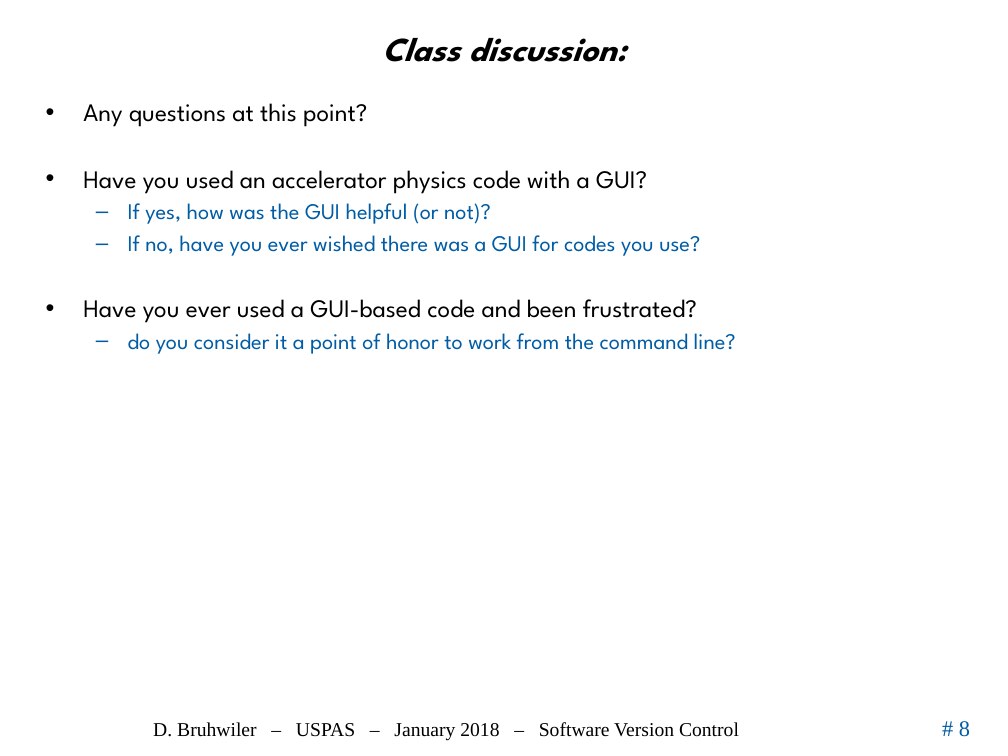
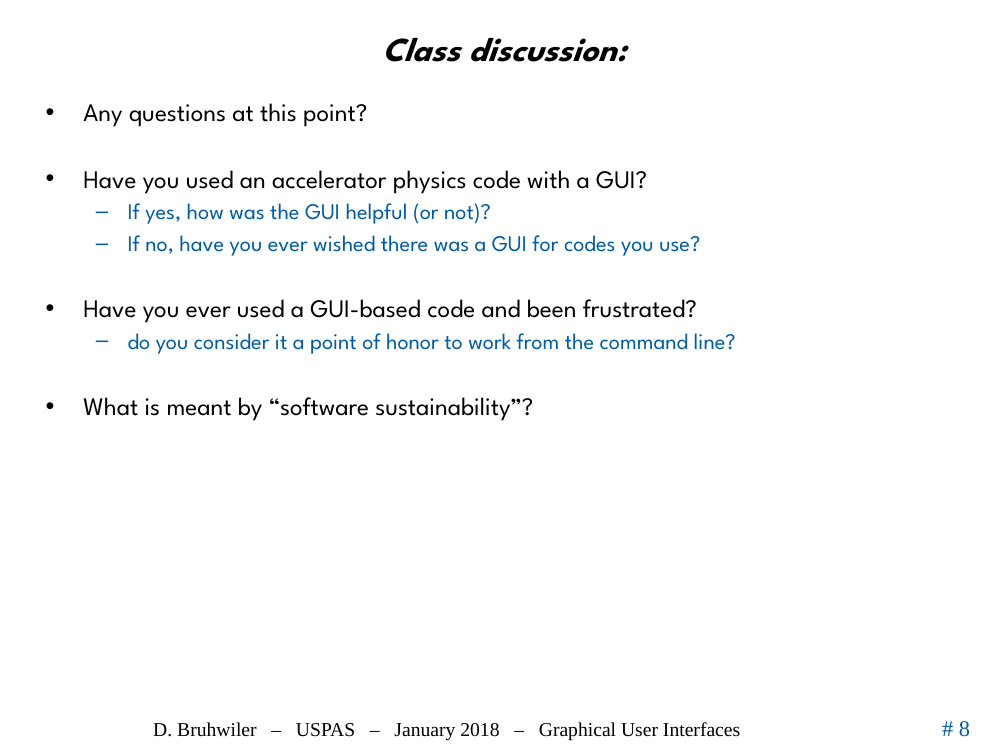
Before and after one commit to uspas/simbeamplasma18, a slide deck: slide 8 of gui/03_GUI.pptx. Drawn at 1008x756 pixels with LibreOffice and Linux fonts; fonts in the diff are those of the drawing; background and template pictures are left out. Boxes give left, top, right and bottom in pixels: in the first picture for what was removed or moved away, otherwise in the second. Text is boxed around its words. In the diff, an @@ line names an element or a change of style, - is before the commit and + after.

```diff
--- a/gui/03_GUI.pptx
+++ b/gui/03_GUI.pptx
@@ text at <box>83,397,533,421</box>: paragraph added @@
+• What is meant by “software sustainability”?
@@ text at <box>153,722,740,741</box>: text changed @@
-D. Bruhwiler – USPAS – January 2018 – Software Version Control
+D. Bruhwiler – USPAS – January 2018 – Graphical User Interfaces
```
Also in this commit, not shown: 7 other slides changed, 2 slides added, 1 slide removed.
